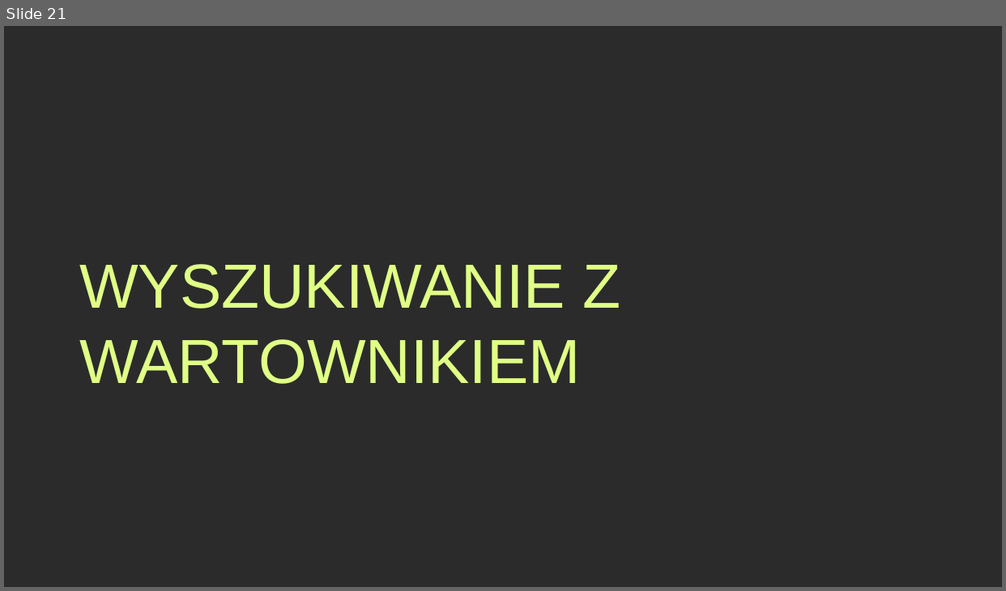
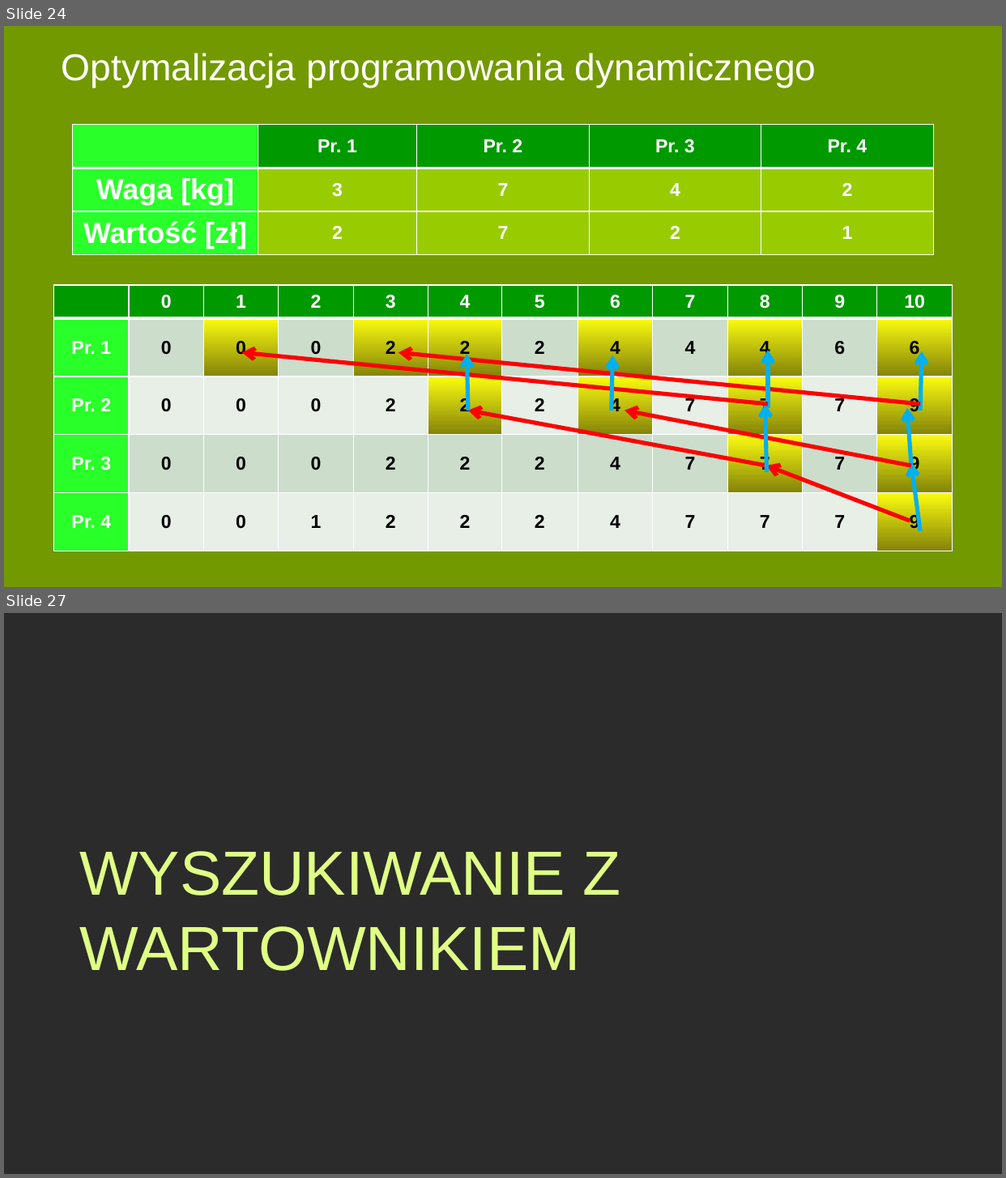
Before and after one commit to Wid-mo/prezentacja, a slide deck: Algorytm plecakowy.pptx. Shown one above the other, each under a label of ours: slide 21 before the commit, slides 24 and 27 after it; the slides between them are not shown. The pictures are 1006x591 and 1006x1178 pixels, drawn with LibreOffice and Linux fonts; fonts in the diff are those of the drawing; background and template pictures are left out; a plain dark background stands for a picture behind light text. Boxes give left, top, right and bottom in pixels: in the first picture for what was removed or moved away, otherwise in the second. Text is boxed around its words. In the diff, an @@ line names an element or a change of style, - is before the commit and + after.

Commit message:
added merge dynamically table and recurrention

```diff
--- a/Algorytm plecakowy.pptx
+++ b/Algorytm plecakowy.pptx
@@ slide 24 added at (4, 26, 1002, 587), background picture (left out) @@
@@ title added at (62, 53, 816, 88), 36 pt, text #FFFFFF @@
+Optymalizacja programowania dynamicznego
@@ table added at (73, 125, 934, 255), 3 rows, 5 columns @@
+ | Pr. 1 | Pr. 2 | Pr. 3 | Pr. 4
+Waga [kg] | 3 | 7 | 4 | 2
+Wartość [zł] | 2 | 7 | 2 | 1
@@ table added at (54, 285, 953, 552), 5 rows, 12 columns @@
+ | 0 | 1 | 2 | 3 | 4 | 5 | 6 | 7 | 8 | 9 | 10
+Pr. 1 | 0 | 0 | 0 | 2 | 2 | 2 | 4 | 4 | 4 | 6 | 6
+Pr. 2 | 0 | 0 | 0 | 2 | 2 | 2 | 4 | 7 | 7 | 7 | 9
+Pr. 3 | 0 | 0 | 0 | 2 | 2 | 2 | 4 | 7 | 7 | 7 | 9
+Pr. 4 | 0 | 0 | 1 | 2 | 2 | 2 | 4 | 7 | 7 | 7 | 9
@@ arrow added from (769, 404) to (242, 353), #FF0000 4 pt @@
@@ arrow added from (920, 404) to (398, 353), #FF0000 4 pt @@
@@ arrow added from (468, 411) to (467, 354), #00B0F0 4 pt @@
@@ arrow added from (612, 411) to (612, 356), #00B0F0 4 pt @@
@@ arrow added from (769, 408) to (769, 350), #00B0F0 4 pt @@
@@ arrow added from (920, 411) to (922, 352), #00B0F0 4 pt @@
@@ arrow added from (767, 466) to (468, 411), #FF0000 4 pt @@
@@ arrow added from (911, 466) to (624, 411), #FF0000 4 pt @@
@@ arrow added from (767, 472) to (765, 404), #00B0F0 4 pt @@
@@ arrow added from (911, 466) to (908, 408), #00B0F0 4 pt @@
@@ arrow added from (910, 521) to (767, 466), #FF0000 4 pt @@
@@ arrow added from (920, 531) to (911, 463), #00B0F0 4 pt @@
@@ what was slide 21 is now slide 27 @@
```
Also in this commit, not shown: 1 slide changed, 5 other slides added.
